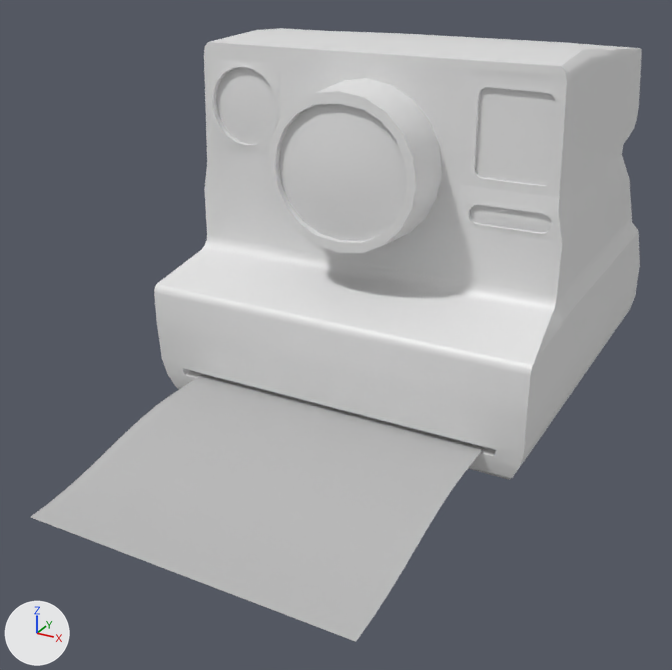
An edit to the FBX model Vanitas_Grabowski/Export/PolaroidCamera.fbx, drawn before and after from the same camera.
Both versions are drawn from a 50 mm camera at (0.0298, -0.0703, 0.0216) aimed at (-0.0009, -0.0145, -0.0063). The lights are fixed; the arrows at lower left show +X, +Y and +Z. Where no turn or scale is listed for an object, it has been applied to the vertices.

In view in the first picture: 'Base', 'Camera', 'Lens', 'Lens1', 'Lens2', 'Lens3', 'Picture'.
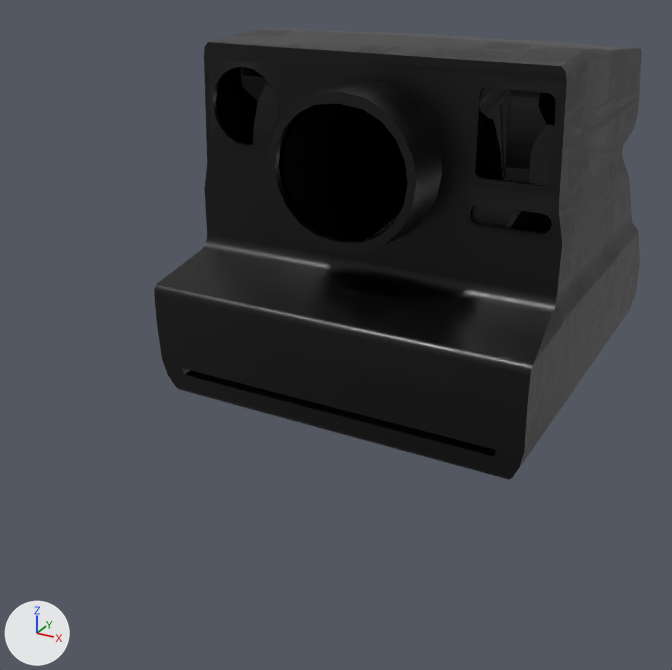
The change, as a list of edits to the scene's bpy script:
```text
Add mat_aicamerabase:
    mat_aicamerabase = bpy.data.materials.new('aiCameraBase')
    # colours: black #000000
    # uses the picture img_polaroidcamera_base_metallic_png
    # uses the picture img_polaroidcamera_base_normal_png
    # uses the picture img_polaroidcamera_base_roughness_png
Add mat_ailens:
    mat_ailens = bpy.data.materials.new('aiLens')
    # colours: black #000000
    # uses the picture img_polaroidcamera_lens_metallic_png
    # uses the picture img_polaroidcamera_lens_normal_png
    # uses the picture img_polaroidcamera_lens_roughness_png
Change me_mesh_005:
    where me_mesh_005.from_pydata(...)  # 945 vertices, 954 faces; spans x -0.015..0.0152, y -0.0181..0.0149, z -0.0134..0.0142
    remove me_mesh_005.materials.append(mat_standardsurface2)  # white #e7e7e7
    add me_mesh_005.materials.append(mat_aicamerabase)
Change me_mesh_003:
    where me_mesh_003.from_pydata(...)  # 41 vertices, 40 faces; spans x 0.0082..0.01347, y -0.01162..-0.0115, z 0.00609..0.0121
    remove me_mesh_003.materials.append(mat_lens)  # white #e7e7e7
    add me_mesh_003.materials.append(mat_ailens)
Change me_mesh:
    where me_mesh.from_pydata(...)  # 81 vertices, 80 faces; spans x -0.00511..0.00511, y -0.00253..-0.00204, z -0.00476..0.00476
    remove me_mesh.materials.append(mat_lens)  # white #e7e7e7
    add me_mesh.materials.append(mat_ailens)
Change me_mesh_002:
    where me_mesh_002.from_pydata(...)  # 34 vertices, 30 faces; spans x 0.008..0.01382, y -0.01165..-0.01152, z 0.00291..0.00432
    remove me_mesh_002.materials.append(mat_lens)  # white #e7e7e7
    add me_mesh_002.materials.append(mat_ailens)
Change me_mesh_001:
    where me_mesh_001.from_pydata(...)  # 61 vertices, 60 faces; spans x -0.01294..-0.00715, y -0.01173..-0.01149, z 0.00639..0.01218
    remove me_mesh_001.materials.append(mat_lens)  # white #e7e7e7
    add me_mesh_001.materials.append(mat_ailens)
Change me_mesh_004:
    where me_mesh_004.from_pydata(...)  # 80 vertices, 60 faces; spans x -0.00588..0.00588, y -0.00255..0.00152, z -0.00588..0.00588
    remove me_mesh_004.materials.append(mat_standardsurface2)  # white #e7e7e7
    add me_mesh_004.materials.append(mat_aicamerabase)
Remove ob_picture:
    ob_picture = bpy.data.objects.new('Picture', me_mesh_006)
```

What differs and where, as boxes (x1, y1, x2, y2) in the pictures (672 x 670 px):
'Base', recoloured (grey to black): (154, 28, 642, 480) in both
'Picture', deleted: before (31, 375, 484, 642)
'Lens1', recoloured (grey to black): (279, 104, 407, 241) in both
'Camera', recoloured (grey to black): (268, 78, 442, 253) in both
'Lens3', recoloured (grey to black): (476, 87, 556, 185) in both
'Lens2', recoloured (grey to black): (216, 67, 278, 144) in both
'Lens', recoloured (grey to black): (470, 205, 552, 233) in both
